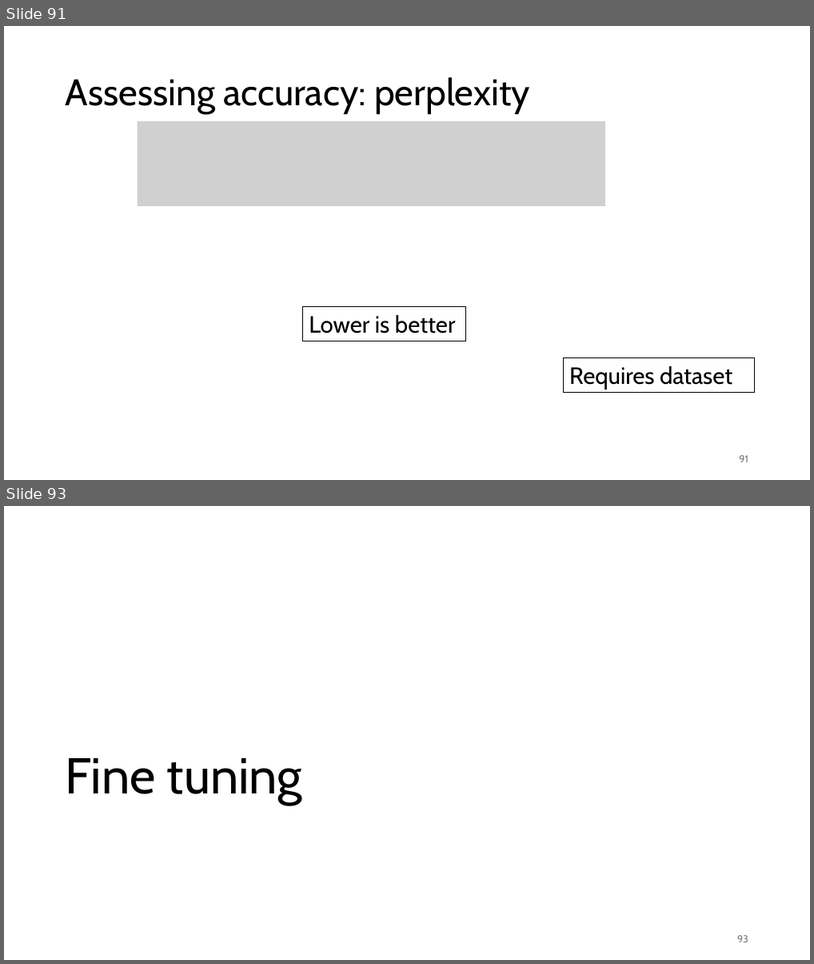
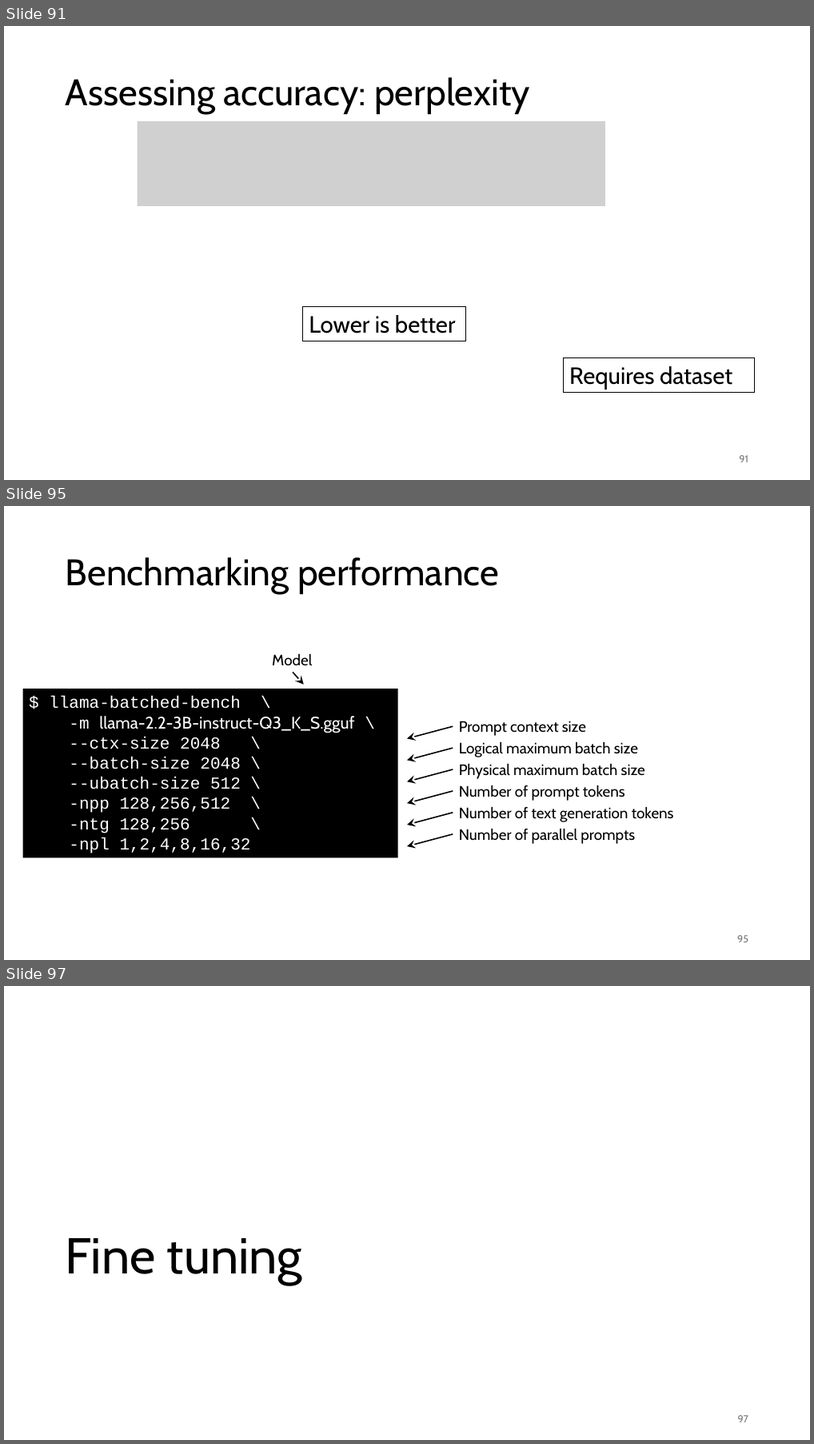
Before and after one commit to gjbex/Deploying-LLMs-locally, a slide deck: local_LLMs.pptx. Shown one above the other, each under a label of ours: slides 91 and 93 before the commit, slides 91, 95 and 97 after it; the slides between them are not shown. The pictures are 814x964 and 814x1444 pixels, drawn with LibreOffice and Linux fonts; fonts in the diff are those of the drawing; grey boxes stand for pictures. Boxes give left, top, right and bottom in pixels: in the first picture for what was removed or moved away, otherwise in the second. Text is boxed around its words. In the diff, an @@ line names an element or a change of style, - is before the commit and + after.

Commit message:
Add batched benchmark slides

```diff
--- a/local_LLMs.pptx
+++ b/local_LLMs.pptx
@@ slide 95 added at (4, 506, 810, 960), background #FFFFFF @@
@@ title added at (66, 557, 499, 594), 44 pt, text #000000 @@
+Benchmarking performance
@@ text added at (272, 653, 312, 665), 18 pt, text #000000 @@
+Model
@@ arrow added from (293, 672) to (304, 684), #000000 1.5 pt @@
@@ rectangle added at (22, 688, 398, 857), fill #000000, 20 pt, text #FFFFFF @@
+$ llama-batched-bench \
+-m llama-2.2-3B-instruct-Q3_K_S.gguf \
+--ctx-size 2048 \
+--batch-size 2048 \
+--ubatch-size 512 \
+-npp 128,256,512 \
+-ntg 128,256 \
+-npl 1,2,4,8,16,32
@@ text added at (459, 720, 586, 736), 18 pt, text #000000 @@
+Prompt context size
@@ arrow added from (454, 726) to (407, 738), #000000 1.5 pt @@
@@ text added at (459, 741, 638, 757), 18 pt, text #000000 @@
+Logical maximum batch size
@@ arrow added from (454, 748) to (407, 760), #000000 1.5 pt @@
@@ arrow added from (454, 769) to (407, 781), #000000 1.5 pt @@
@@ text added at (459, 763, 646, 779), 18 pt, text #000000 @@
+Physical maximum batch size
@@ arrow added from (454, 791) to (407, 803), #000000 1.5 pt @@
@@ text added at (459, 784, 626, 800), 18 pt, text #000000 @@
+Number of prompt tokens
@@ arrow added from (454, 812) to (407, 825), #000000 1.5 pt @@
@@ text added at (459, 806, 674, 822), 18 pt, text #000000 @@
+Number of text generation tokens
@@ arrow added from (454, 834) to (407, 846), #000000 1.5 pt @@
@@ text added at (459, 828, 635, 844), 18 pt, text #000000 @@
+Number of parallel prompts
@@ page number added at (738, 935, 749, 942), 12 pt, text #797979 @@
+95
@@ what was slide 93 is now slide 97 @@
@@ page number at (738, 1415, 749, 1422): text changed @@
-93
+97
```
Also in this commit, not shown: 2 slides changed, 3 other slides added.
